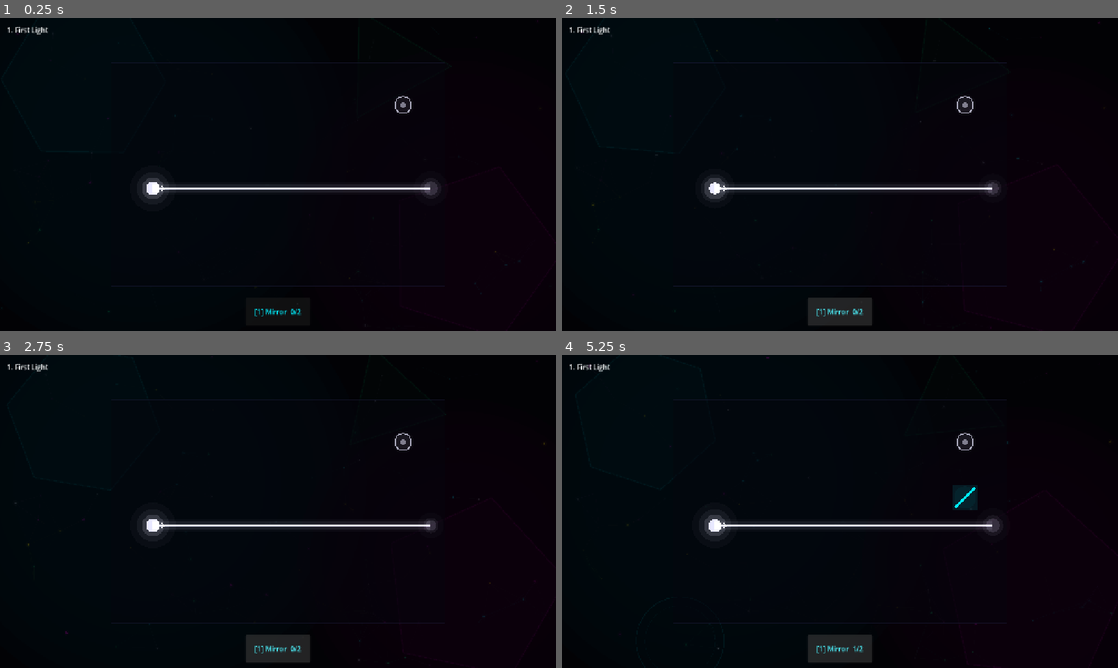
Above: before the commit, frames 1-4 (two rows, left to right).
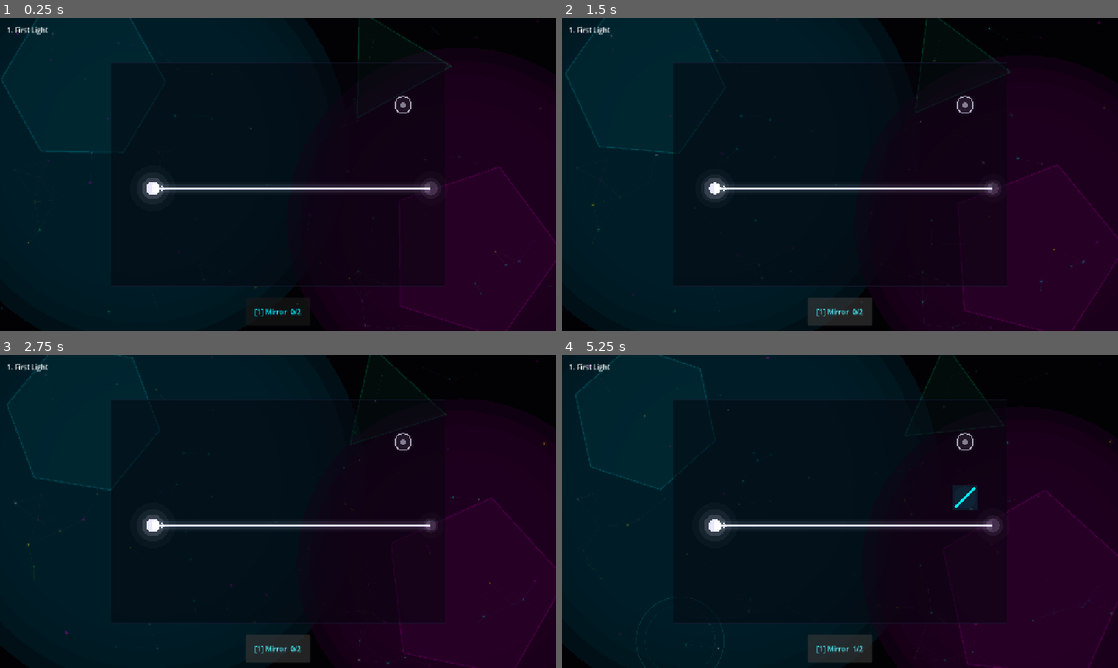
Above: after the commit, the same moments.

Repository: TheIanM/lumatical
Game: Godot game, scene res://scenes/Main.tscn
Two runs of this game, one before a commit and one after it. Both use one fixed random seed, a clock stepped at 60 frames per second and the inputs below.
Inputs (mouse positions are in pixels of both pictures, inside the frame that each line leads up to):
- Up to frame 1 (0.25 s): no input
- Up to frame 2 (1.5 s): click "[1] Mirror 0/2" at 0.5 s; click "[1] Mirror 0/2" at 1.25 s
- Up to frame 3 (2.75 s): click "[1] Mirror 0/2" at 2 s
- Up to frame 4 (5.25 s): tap Enter at 2.75 s; move the mouse to (962, 495) at 2.77 s; tap 1 at 2.85 s; click (962, 495) at 2.92 s; tap Space at 3.02 s; click "[1] Mirror 1/2" at 3.5 s; click "[1] Mirror 1/2" at 4.25 s; click "[1] Mirror 1/2" at 5 s

The runs differ from the first frame. In frame 1, 30% of the frame differs, in the area x 0-100%, y 0-100%; in frame 2, 31%; in frame 3, 32%; in frame 4, 33%.

Commit message:
Brighten all background layers for better visibility
All background effects were tuned far too dim — barely visible even at
max brightness. Roughly 2-3x brightness increase across every layer:

- Radial gradients: base color intensity tripled (0.04 → 0.12), falloff
  multiplier raised (0.3 → 0.5).
- Wireframe polygons: fill alpha tripled (0.012 → 0.04), glow outlines
  tripled (0.015/0.04 → 0.05/0.12).
- Energy ripples: peak alpha nearly doubled (0.08/0.04 → 0.15/0.08).
- Constellation lines: alpha more than doubled (0.035 → 0.08).
- Particle base alpha raised significantly (0.06-0.18 → 0.15-0.35).

The background should now read clearly as a living neon void without
needing to crank monitor brightness.

💘 Generated with Crush

Diff:
--- a/src/background.gd
+++ b/src/background.gd
@@ -85,8 +85,8 @@
 	var r1 := _viewport_size.length() * (0.3 + breath * 0.05)
 	var r2 := _viewport_size.length() * (0.25 + (1.0 - breath) * 0.05)
 
-	_draw_radial_gradient(center1, r1, Color(0.0, 0.04, 0.06, 1.0))
-	_draw_radial_gradient(center2, r2, Color(0.04, 0.0, 0.04, 1.0))
+	_draw_radial_gradient(center1, r1, Color(0.0, 0.12, 0.16, 1.0))
+	_draw_radial_gradient(center2, r2, Color(0.12, 0.0, 0.12, 1.0))
 
 
 func _draw_radial_gradient(center: Vector2, radius: float, col: Color) -> void:
@@ -94,7 +94,7 @@
 	for i in range(steps):
 		var t := float(i) / float(steps - 1)
 		var r := radius * (1.0 - t * 0.85)
-		var alpha := col.a * (1.0 - t) * 0.3
+		var alpha := col.a * (1.0 - t) * 0.5
 		draw_circle(center, r, Color(col.r, col.g, col.b, alpha))
 
 
@@ -119,11 +119,11 @@
 			var angle := rot + TAU * i / float(shape["sides"])
 			pts.append(shape["center"] + Vector2(cos(angle), sin(angle)) * r)
 		# Faint filled body
-		draw_colored_polygon(pts, Color(col.r, col.g, col.b, 0.012))
+		draw_colored_polygon(pts, Color(col.r, col.g, col.b, 0.04))
 		# Outline — two passes for a soft glow
 		for i in range(pts.size()):
-			draw_line(pts[i], pts[(i + 1) % pts.size()], Color(col.r, col.g, col.b, 0.015), 5.0)
-			draw_line(pts[i], pts[(i + 1) % pts.size()], Color(col.r, col.g, col.b, 0.04), 1.5)
+			draw_line(pts[i], pts[(i + 1) % pts.size()], Color(col.r, col.g, col.b, 0.05), 5.0)
+			draw_line(pts[i], pts[(i + 1) % pts.size()], Color(col.r, col.g, col.b, 0.12), 1.5)
 
 
 # ── Energy Ripples ──────────────────────────────────────────────────────────────
@@ -151,10 +151,10 @@
 		var radius: float = float(r["max_r"]) * progress
 		var col: Color = r["color"]
 		# Fade out as it expands
-		var alpha := (1.0 - progress) * 0.08
+		var alpha := (1.0 - progress) * 0.15
 		draw_arc(r["center"], radius, 0, TAU, 64, Color(col.r, col.g, col.b, alpha), 2.0)
 		# Inner echo
-		var alpha2 := (1.0 - progress) * 0.04
+		var alpha2 := (1.0 - progress) * 0.08
 		draw_arc(r["center"], radius * 0.8, 0, TAU, 64, Color(col.r, col.g, col.b, alpha2), 1.0)
 
 
@@ -175,7 +175,7 @@
 					(col1.r + col2.r) * 0.5,
 					(col1.g + col2.g) * 0.5,
 					(col1.b + col2.b) * 0.5,
-					t * 0.035
+					t * 0.08
 				)
 				draw_line(p1, p2, col, 1.0)
 
@@ -217,7 +217,7 @@
 			),
 			"size": rng.randf_range(1.0, 2.5),
 			"color": palette[rng.randi() % palette.size()],
-			"base_alpha": rng.randf_range(0.06, 0.18),
+			"base_alpha": rng.randf_range(0.15, 0.35),
 			"flicker_speed": rng.randf_range(0.5, 2.0),
 			"flicker_offset": rng.randf() * TAU,
 		})
